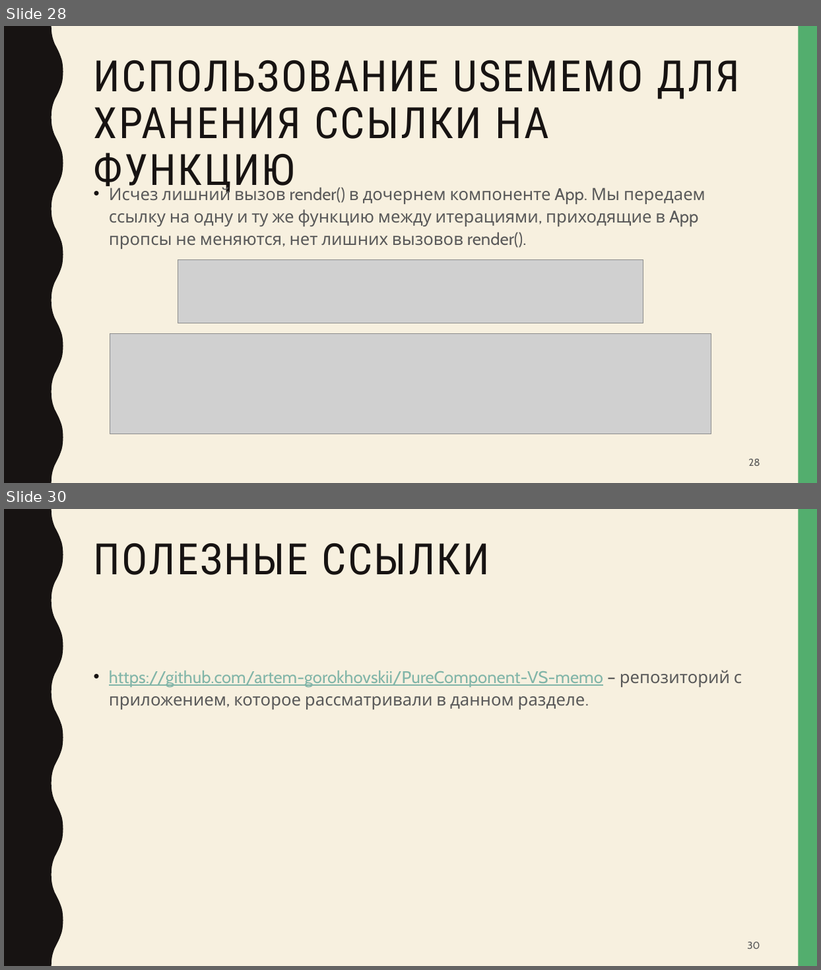
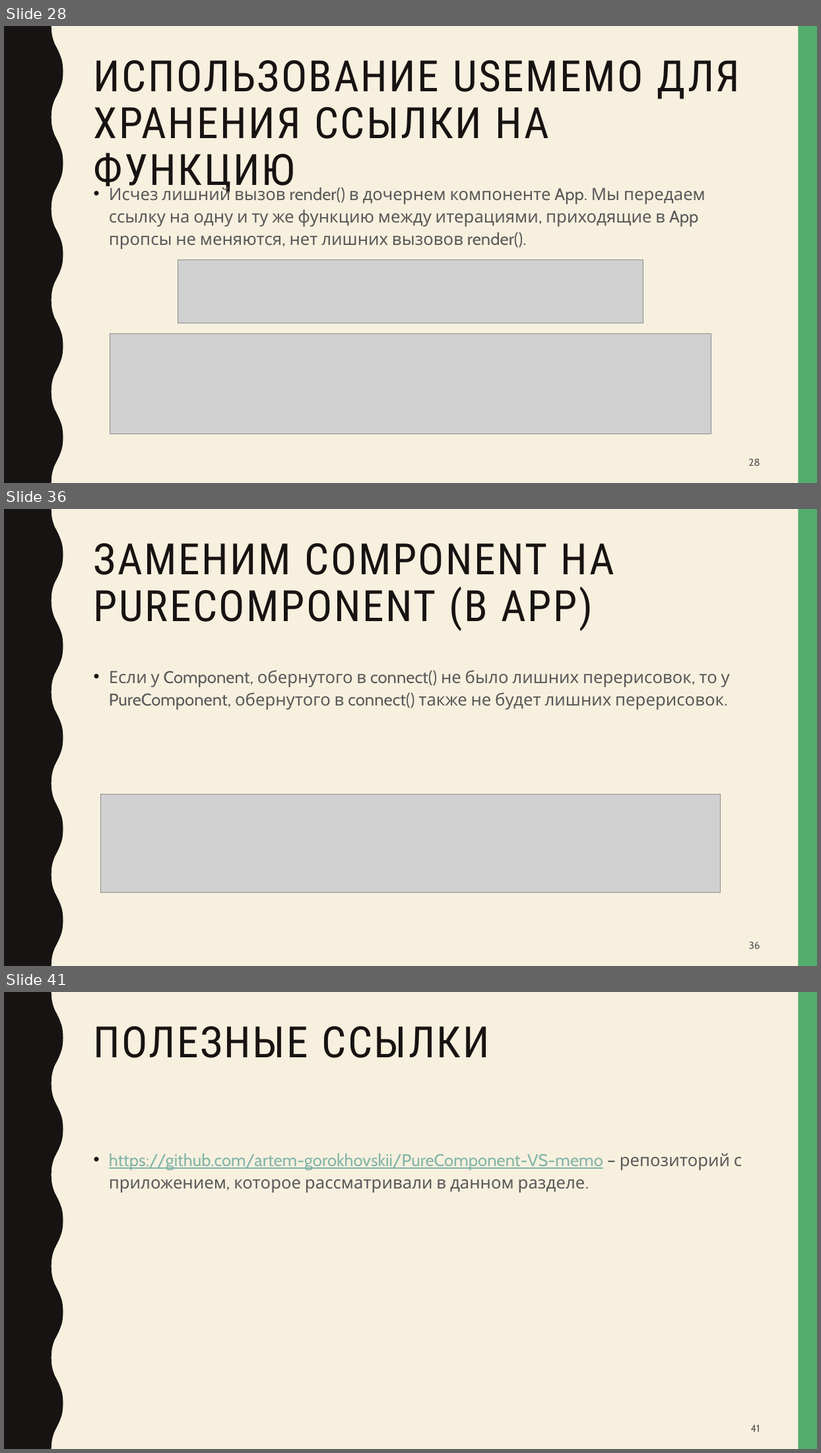
Before and after one commit to artem-gorokhovskii/PureComponent-VS-memo, a slide deck: PureComponent-vs-memo.pptx. Shown one above the other, each under a label of ours: slides 28 and 30 before the commit, slides 28, 36 and 41 after it; the slides between them are not shown. The pictures are 821x970 and 821x1453 pixels, drawn with LibreOffice and Linux fonts; fonts in the diff are those of the drawing; grey boxes stand for pictures. Boxes give left, top, right and bottom in pixels: in the first picture for what was removed or moved away, otherwise in the second. Text is boxed around its words. In the diff, an @@ line names an element or a change of style, - is before the commit and + after.

Commit message:
added connect

```diff
--- a/PureComponent-vs-memo.pptx
+++ b/PureComponent-vs-memo.pptx
@@ slide 36 added at (x1=4, y1=509, x2=817, y2=966), background #F7F0DF; not listed: 2 template elements that a slide beside it also shows @@
@@ title added at (x1=94, y1=543, x2=614, y2=631), 51 pt, text #171312 @@
+ЗАМЕНИМ COMPONENT НА PURECOMPONENT (В APP)
@@ text added at (x1=109, y1=670, x2=730, y2=710), 20 pt, text #595959 @@
+• Если у Component, обернутого в connect() не было лишних перерисовок, то у PureComponent, обернутого в connect() также не будет лишних перерисовок.
@@ picture added at (x1=101, y1=795, x2=721, y2=892) @@
@@ page number added at (x1=749, y1=942, x2=760, y2=949), 12 pt, text #595959 @@
+36
@@ what was slide 30 is now slide 41 @@
@@ page number at (x1=751, y1=1425, x2=760, y2=1432): text changed @@
-30
+41
```
Also in this commit, not shown: 1 slide changed, 10 other slides added, 4 other files.
